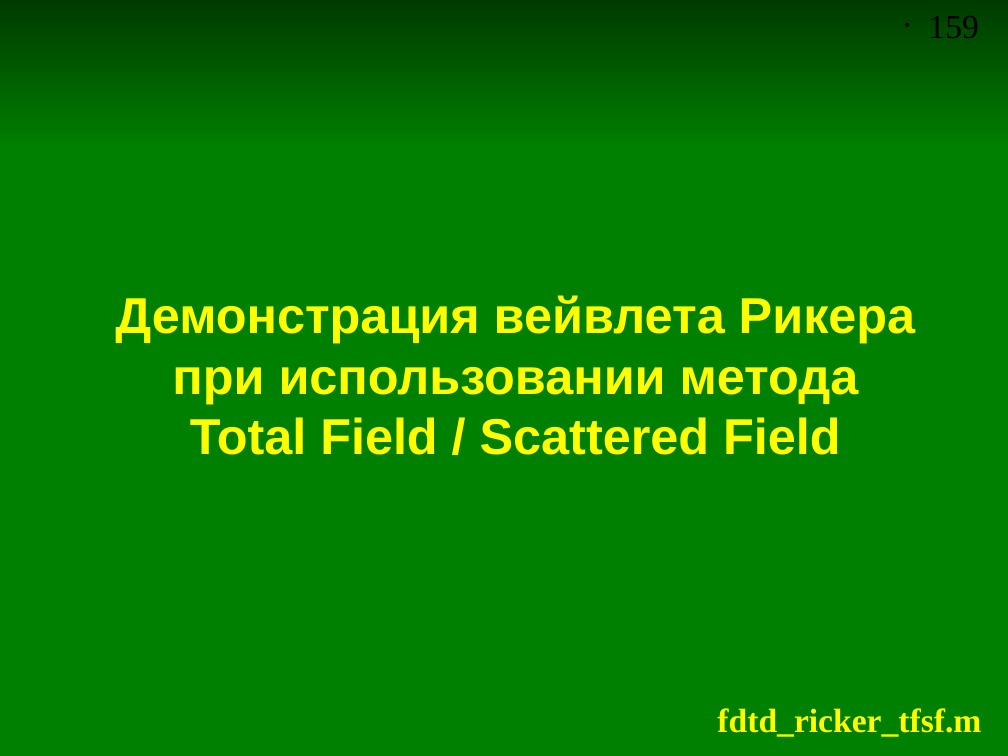
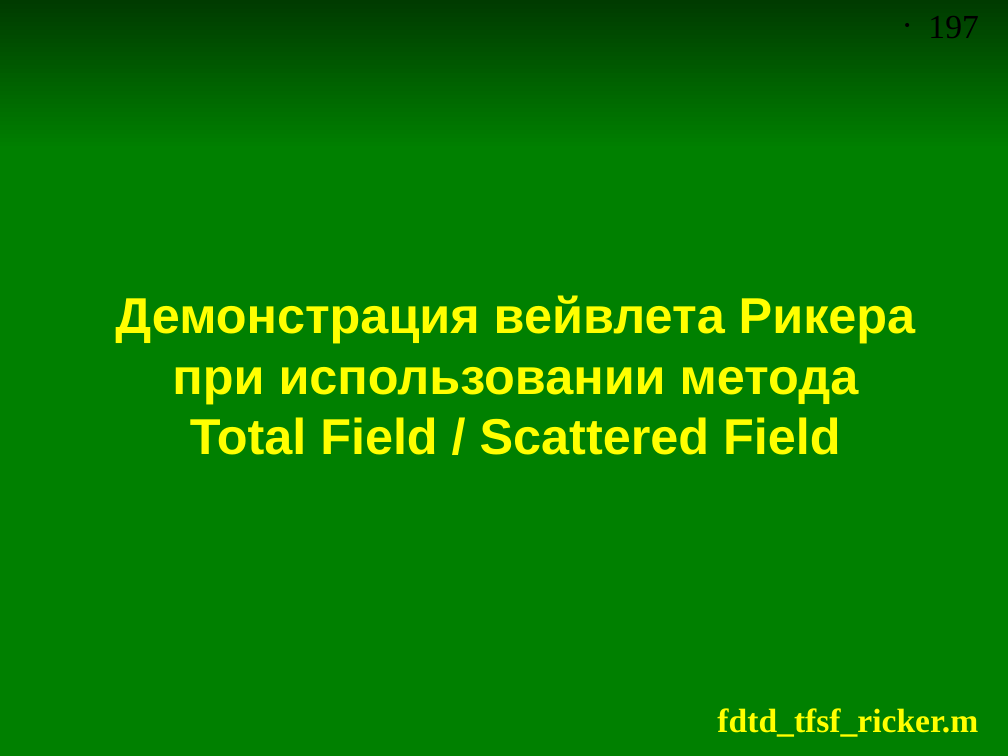
Before and after one commit to andris0147sv/modelling, a slide deck: slide 197 of presentations/2. FDTD.odp (slide 159 before the commit). Drawn at 1008x756 pixels with LibreOffice and Linux fonts; fonts in the diff are those of the drawing. Boxes give left, top, right and bottom in pixels: in the first picture for what was removed or moved away, otherwise in the second. Text is boxed around its words. In the diff, an @@ line names an element or a change of style, - is before the commit and + after.

Commit message:
Добавлены слайды про граничные условия ABC второй степени. Переименованы скрипты про метод TFSF

```diff
--- a/presentations/2. FDTD.odp
+++ b/presentations/2. FDTD.odp
@@ page number at (928, 16, 978, 38): text changed @@
-• 159
+• 197
@@ text at (717, 708, 978, 737): text changed @@
-fdtd_ricker_tfsf.m
+fdtd_tfsf_ricker.m
```
Also in this commit, not shown: 7 other slides changed, 17 slides added, 6 other files.
